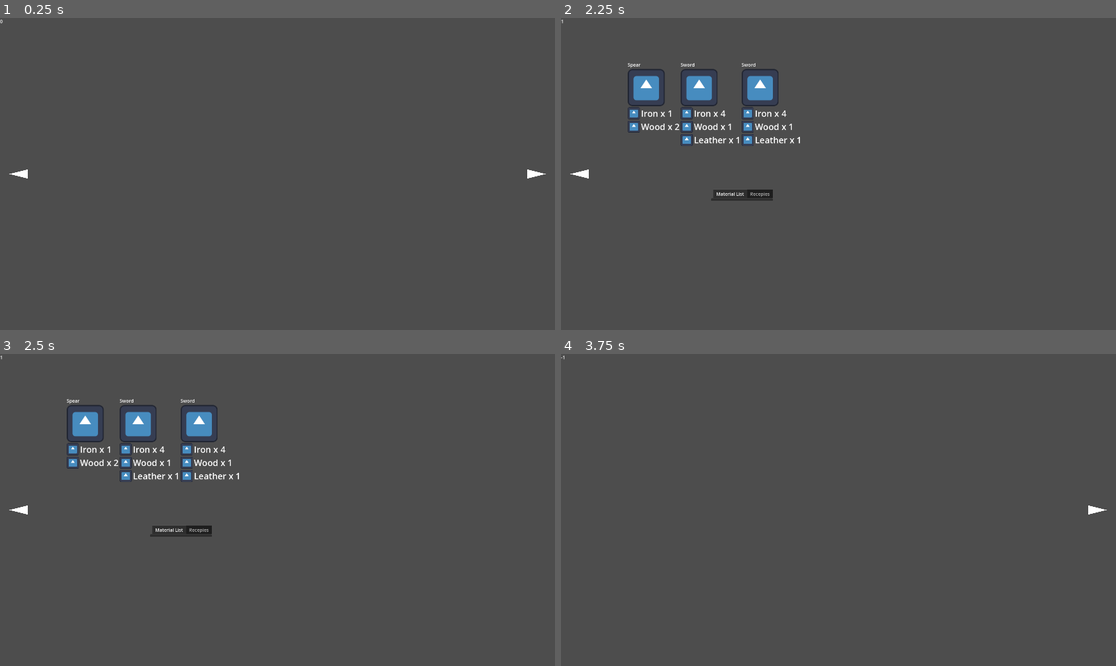
Above: before the commit, frames 1-4 (two rows, left to right).
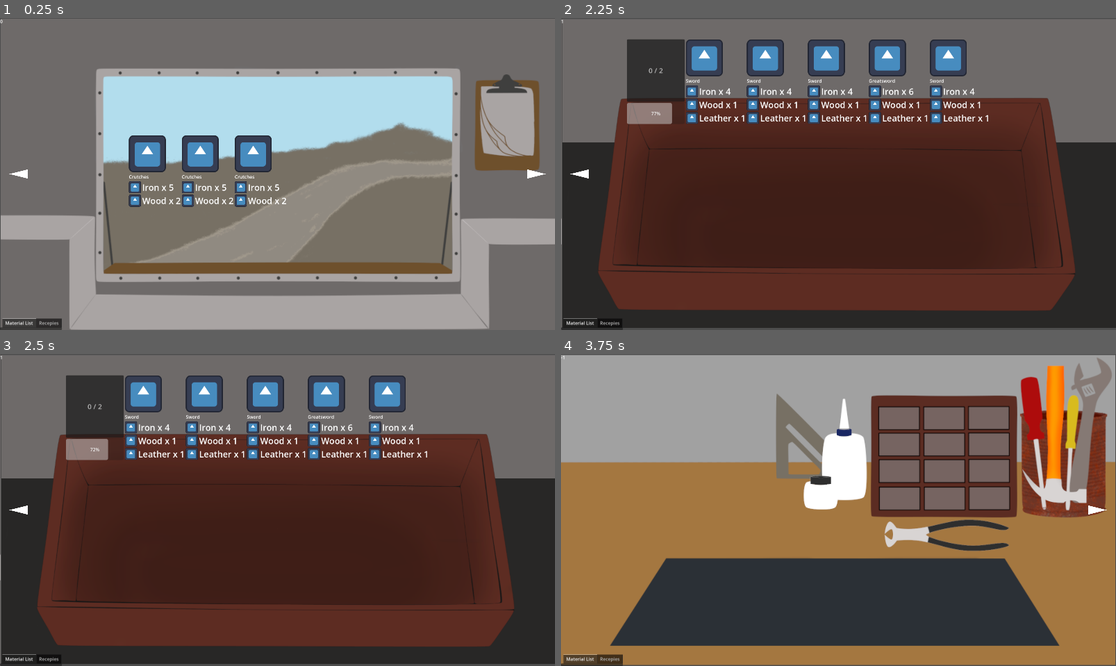
Above: after the commit, the same moments.

Repository: skeeeth/CAVE-GMTK-JAM-23
Game: Godot game, scene res://world.tscn
Two runs of this game, one before a commit and one after it. Both use one fixed random seed, a clock stepped at 60 frames per second and the inputs below. The engine's default icon, where the game draws it, is replaced by a stand-in: a white triangle on a blue panel in a dark square.
Inputs (mouse positions are in pixels of both pictures, inside the frame that each line leads up to):
- Up to frame 1 (0.25 s): no input
- Up to frame 2 (2.25 s): click (577, 174) at 0.5 s; click (1099, 174) at 1.25 s; click (1099, 174) at 2 s
- Up to frame 3 (2.5 s): no input
- Up to frame 4 (3.75 s): click (577, 510) at 2.75 s; click (577, 510) at 3.5 s

The runs differ from the first frame. In frame 1, 98% of the frame differs, in the area x 0-100%, y 0-100%; in frame 2, 96%; in frame 3, 96%; in frame 4, 99%.

Commit message:
Order List, Scrap Limits

Diff:
--- a/Src/AutoLoads/ItemConstants.gd
+++ b/Src/AutoLoads/ItemConstants.gd
@@ -1,5 +1,5 @@
 extends Node
-
+enum itemBehaviors{SCRAP,SUBMIT}
 var scrap = {
 	"Sample":{
 		"weight": 0,
@@ -29,12 +29,30 @@
 		"weight": 5,
 		"img": preload("res://Assets/icon.svg"), #SAMPLE
 		"materials":{
-			"Iron": 1,
+			"Steel": 1,
 			"Wood": 2
 			}
 		},
 	}
 
+var order = {
+	"Sample":{
+		"weight": 0,
+		"time": 999,
+		"img": preload("res://Assets/icon.svg"), #SAMPLE
+		"materials":{
+			}
+		},
+	"Crutches":{
+		"weight": 10,
+		"time": 50,
+		"img": preload("res://Assets/icon.svg"), #SAMPLE
+		"materials":{
+			"Iron": 5,
+			"Wood": 2,
+			}
+	}
+}
 # Called when the node enters the scene tree for the first time.
 func _ready():
 	pass # Replace with function body.
--- a/Src/BottomTabs/Material Inventory/Material Inventory.gd
+++ b/Src/BottomTabs/Material Inventory/Material Inventory.gd
@@ -1,4 +1,4 @@
-extends VBoxContainer
+extends HFlowContainer
 
 var componentIconScene = preload("res://Src/Item/MaterialIcon/material_icon.tscn")
 # Called when the node enters the scene tree for the first time.
--- /dev/null
+++ b/Src/BottomTabs/bottom_tabs.gd
@@ -0,0 +1,27 @@
+extends TabContainer
+
+const UPPER_Y = 100;
+const LOWER_Y = 498;
+var previousTab = 0;
+# Called when the node enters the scene tree for the first time.
+func _ready():
+	ScreenNavigation.screen_changed.connect(on_screen_changed)
+	pass # Replace with function body.
+
+
+# Called every frame. 'delta' is the elapsed time since the previous frame.
+func _process(delta):
+	pass
+
+
+#func _on_tab_selected(tab):
+#	if previousTab == tab:
+#		if position.y == UPPER_Y:
+#			position.y = LOWER_Y
+#		else:
+#			position.y = UPPER_Y;
+#	previousTab = tab;
+#	pass # Replace with function body.
+
+func on_screen_changed(idx):
+	position.x = -960 + (1920*idx)
--- a/Src/BottomTabs/bottom_tabs.tscn
+++ b/Src/BottomTabs/bottom_tabs.tscn
@@ -1,17 +1,21 @@
-[gd_scene load_steps=2 format=3 uid="uid://d1qsdgjo2qx1"]
+[gd_scene load_steps=3 format=3 uid="uid://d1qsdgjo2qx1"]
 
 [ext_resource type="Script" path="res://Src/BottomTabs/Material Inventory/Material Inventory.gd" id="1_hmsug"]
+[ext_resource type="Script" path="res://Src/BottomTabs/bottom_tabs.gd" id="1_vgtvl"]
 
 [node name="BottomTabs" type="TabContainer"]
 offset_right = 40.0
 offset_bottom = 40.0
 clip_tabs = false
 use_hidden_tabs_for_min_size = true
+script = ExtResource("1_vgtvl")
 
-[node name="Material List" type="VBoxContainer" parent="."]
+[node name="Material List" type="HFlowContainer" parent="."]
 layout_mode = 2
 script = ExtResource("1_hmsug")
 
 [node name="Recepies" type="VBoxContainer" parent="."]
 visible = false
 layout_mode = 2
+
+[connection signal="tab_selected" from="." to="." method="_on_tab_selected"]
--- a/Src/Item/Item.gd
+++ b/Src/Item/Item.gd
@@ -1,6 +1,7 @@
 extends VBoxContainer
 class_name Item
 
+signal item_selected(item)
 
 @onready var materials = $Materials
 @onready var texture_rect = $TextureRect
@@ -8,6 +9,7 @@
 @export var components:Dictionary = {}
 @export var image:Texture2D
 var itemName:String
+@export var behavior = Items.itemBehaviors.SCRAP
 var componentIconScene = preload("res://Src/Item/MaterialIcon/material_icon.tscn")
 # Called when the node enters the scene tree for the first time.
 func _ready():
@@ -34,9 +36,16 @@
 			Components.emit_signal("new_material_obtained",item)
 	queue_free();
 
+func submit():
+	pass
 
 
 func _gui_input(event):
 	if event is InputEventMouseButton:
 		if event.button_index == MOUSE_BUTTON_LEFT and event.pressed:
-			dissassemble()
+			emit_signal("item_selected",self)
+			match behavior:
+				Items.itemBehaviors.SCRAP:
+					dissassemble();
+				Items.itemBehaviors.SUBMIT:
+					submit();
--- a/Src/Item/ItemList/ItemList.gd
+++ b/Src/Item/ItemList/ItemList.gd
@@ -1,17 +1,28 @@
-extends HBoxContainer
+extends Container
+class_name ItemQueue
+
+signal child_selected
 
 var itemScene = preload("res://Src/Item/Item.tscn")
 @onready var timer = $Timer
 @export var interval:float = 5.5;
+@export var itemBehavior = Items.itemBehaviors.SCRAP
+@export var rolls:int = 3;
 var itemProbablityList = []
 var totalWeight = 0;
 # Called when the node enters the scene tree for the first time.
 func _ready():
 	timer.wait_time = interval
-	for itemName in Items.scrap:
-		totalWeight+= Items.scrap[itemName]["weight"]
+	var list
+	match itemBehavior:
+		Items.itemBehaviors.SCRAP:
+			list = Items.scrap;
+		Items.itemBehaviors.SUBMIT:
+			list = Items.order;
+	for itemName in list:
+		totalWeight+= list[itemName]["weight"]
 		itemProbablityList.append([totalWeight,itemName])
-	reroll()
+	reroll(rolls)
 	pass # Replace with function body.
 
 
@@ -19,12 +30,12 @@
 func _process(delta):
 	pass
 
-func reroll():
+func reroll(count):
 	var items = get_children()
 	for i in items:
 		if i is Item:
 			i.queue_free();
-	for i in range(0,3):
+	for i in range(0,count):
 		var roll = randi_range(1,totalWeight);
 		var j = 0
 		while roll>itemProbablityList[j][0]:
@@ -36,14 +47,25 @@
 	pass;
 
 func add_Item(key):
+	var list
+	match itemBehavior:
+		Items.itemBehaviors.SCRAP:
+			list = Items.scrap;
+		Items.itemBehaviors.SUBMIT:
+			list = Items.order;
 	var newItem:Item = itemScene.instantiate()
-	newItem.components = Items.scrap[key]["materials"]
-	newItem.image = Items.scrap[key]["img"]
+	newItem.components = list[key]["materials"]
+	newItem.image = list[key]["img"]
 	newItem.itemName = key
+	newItem.behavior = itemBehavior
+	newItem.item_selected.connect(on_item_selected)
 	add_child(newItem);
 
-
+func on_item_selected(_item):
+	emit_signal("child_selected")
+	#print(_item)
+	pass
 
 func _on_timer_timeout():
-	reroll();
+	reroll(rolls);
 	pass # Replace with function body.
--- a/Src/Item/ItemList/ItemList.tscn
+++ b/Src/Item/ItemList/ItemList.tscn
@@ -1,13 +1,48 @@
-[gd_scene load_steps=2 format=3 uid="uid://ch3mw8sc6gufi"]
+[gd_scene load_steps=4 format=3 uid="uid://ch3mw8sc6gufi"]
 
 [ext_resource type="Script" path="res://Src/Item/ItemList/ItemList.gd" id="1_xqh3b"]
+[ext_resource type="Script" path="res://Src/Item/ItemList/ScrapLimiter.gd" id="2_p4eb2"]
+
+[sub_resource type="LabelSettings" id="LabelSettings_4d43n"]
+font_size = 24
 
 [node name="ItemList" type="HBoxContainer"]
-offset_right = 40.0
-offset_bottom = 40.0
+custom_minimum_size = Vector2(200, 0)
+offset_right = 172.0
+offset_bottom = 68.0
 script = ExtResource("1_xqh3b")
 
 [node name="Timer" type="Timer" parent="."]
 autostart = true
 
+[node name="ScrapLimiter" type="VBoxContainer" parent="."]
+custom_minimum_size = Vector2(200, 128)
+layout_mode = 2
+script = ExtResource("2_p4eb2")
+
+[node name="ItemsTaken" type="PanelContainer" parent="ScrapLimiter"]
+layout_mode = 2
+size_flags_vertical = 3
+size_flags_stretch_ratio = 3.0
+
+[node name="Label" type="Label" parent="ScrapLimiter/ItemsTaken"]
+layout_mode = 2
+size_flags_stretch_ratio = 0.0
+text = "0/2"
+label_settings = SubResource("LabelSettings_4d43n")
+horizontal_alignment = 1
+
+[node name="TakeBar" type="ProgressBar" parent="ScrapLimiter/ItemsTaken"]
+layout_mode = 2
+size_flags_vertical = 1
+max_value = 2.0
+show_percentage = false
+
+[node name="RollProgress" type="ProgressBar" parent="ScrapLimiter"]
+layout_mode = 2
+size_flags_vertical = 3
+max_value = 1.0
+step = 0.001
+
 [connection signal="timeout" from="Timer" to="." method="_on_timer_timeout"]
+[connection signal="timeout" from="Timer" to="ScrapLimiter" method="_on_timer_timeout"]
--- /dev/null
+++ b/Src/Item/ItemList/ScrapLimiter.gd
@@ -0,0 +1,39 @@
+extends VBoxContainer
+
+@onready var item_list = $".."
+@onready var timer = $"../Timer"
+@onready var items_taken = $ItemsTaken
+@onready var label = $ItemsTaken/Label
+@onready var take_bar = $ItemsTaken/TakeBar
+@onready var roll_progress = $RollProgress
+var taken = 0:
+	set(newValue):
+		taken = newValue
+		label.text = str(taken) + " / " + str(takeLimit);
+		take_bar.value = taken;
+		if taken == takeLimit:
+			var items = item_list.get_children();
+			for i in items:
+				if i is Item:
+					i.mouse_filter = Control.MOUSE_FILTER_IGNORE
+	get:
+		return taken;
+@export var takeLimit = 2
+# Called when the node enters the scene tree for the first time.
+func _ready():
+	item_list.child_selected.connect(on_item_taken);
+	pass # Replace with function body.
+
+
+# Called every frame. 'delta' is the elapsed time since the previous frame.
+func _process(_delta):
+	roll_progress.value = timer.time_left/timer.wait_time;
+	pass
+
+func on_item_taken():
+	taken+=1;
+
+
+func _on_timer_timeout():
+	taken = 0;
+	pass # Replace with function body.
--- /dev/null
+++ b/Src/Order/OrderList/order_list.gd
@@ -0,0 +1,12 @@
+extends ItemQueue
+
+
+# Called when the node enters the scene tree for the first time.
+func _ready():
+	super()
+	pass # Replace with function body.
+
+
+# Called every frame. 'delta' is the elapsed time since the previous frame.
+func _process(delta):
+	pass
--- /dev/null
+++ b/Src/Order/OrderList/order_list.tscn
@@ -0,0 +1,11 @@
+[gd_scene load_steps=2 format=3 uid="uid://popl5xy2tax6"]
+
+[ext_resource type="Script" path="res://Src/Order/OrderList/order_list.gd" id="1_rh0pj"]
+
+[node name="OrderList" type="FlowContainer"]
+offset_right = 40.0
+offset_bottom = 40.0
+script = ExtResource("1_rh0pj")
+itemBehavior = 1
+
+[node name="Timer" type="Timer" parent="."]
--- a/world.tscn
+++ b/world.tscn
@@ -1,10 +1,14 @@
-[gd_scene load_steps=6 format=3 uid="uid://2xj8cdkgte04"]
+[gd_scene load_steps=10 format=3 uid="uid://2xj8cdkgte04"]
 
 [ext_resource type="PackedScene" uid="uid://y0tpww234i5c" path="res://Src/Screen/screen.tscn" id="1_64rhy"]
 [ext_resource type="PackedScene" uid="uid://dv34kwfnj4lsj" path="res://Src/NavigationButton/navigation_button.tscn" id="2_lra1a"]
 [ext_resource type="Script" path="res://Src/cam.gd" id="2_up5ea"]
+[ext_resource type="Texture2D" uid="uid://bqsinolk6ogxq" path="res://Assets/Visual/Rooms/WindowDraft1.png" id="4_ay0ms"]
+[ext_resource type="PackedScene" uid="uid://popl5xy2tax6" path="res://Src/Order/OrderList/order_list.tscn" id="4_lbe4r"]
 [ext_resource type="PackedScene" uid="uid://ch3mw8sc6gufi" path="res://Src/Item/ItemList/ItemList.tscn" id="4_u3gdx"]
 [ext_resource type="PackedScene" uid="uid://d1qsdgjo2qx1" path="res://Src/BottomTabs/bottom_tabs.tscn" id="5_o31sv"]
+[ext_resource type="Texture2D" uid="uid://ckqxl7aafe8wc" path="res://Assets/Visual/Rooms/WorkstationDraft1.png" id="7_dwd8c"]
+[ext_resource type="Texture2D" uid="uid://c253f10tpripy" path="res://Assets/Visual/Rooms/Junk.png" id="9_m7xbj"]
 
 [node name="World" type="Node"]
 
@@ -23,6 +27,13 @@
 offset_right = 1920.0
 grow_horizontal = 0
 grow_vertical = 2
+metadata/_edit_lock_ = true
+
+[node name="WorkstationDraft1" type="Sprite2D" parent="Left"]
+z_index = -10
+position = Vector2(957, 540)
+scale = Vector2(2.00731, 2)
+texture = ExtResource("7_dwd8c")
 
 [node name="Center" parent="." instance=ExtResource("1_64rhy")]
 position = Vector2(-960, -540)
@@ -34,6 +45,7 @@
 grow_vertical = 2
 targetIndex = -1
 leftFacing = true
+metadata/_edit_lock_ = true
 
 [node name="NavigationButton2" parent="Center" instance=ExtResource("2_lra1a")]
 anchors_preset = 6
@@ -46,6 +58,20 @@
 grow_horizontal = 0
 grow_vertical = 2
 targetIndex = 1
+metadata/_edit_lock_ = true
+
+[node name="OrderList" parent="Center" instance=ExtResource("4_lbe4r")]
+offset_left = 446.0
+offset_top = 406.0
+offset_right = 1246.0
+offset_bottom = 446.0
+
+[node name="Window" type="Sprite2D" parent="Center"]
+z_index = -10
+position = Vector2(962.5, 544.5)
+scale = Vector2(2.00942, 2.03565)
+texture = ExtResource("4_ay0ms")
+metadata/_edit_lock_ = true
 
 [node name="Right" parent="." instance=ExtResource("1_64rhy")]
 position = Vector2(960, -540)
@@ -53,18 +79,33 @@
 
 [node name="NavigationButton2" parent="Right" instance=ExtResource("2_lra1a")]
 leftFacing = true
+metadata/_edit_lock_ = true
 
 [node name="ItemList" parent="Right" instance=ExtResource("4_u3gdx")]
-offset_left = 231.0
-offset_top = 150.0
-offset_right = 271.0
-offset_bottom = 190.0
+offset_left = 228.0
+offset_top = 74.0
+offset_right = 428.0
+offset_bottom = 202.0
+rolls = 5
+
+[node name="Junk" type="Sprite2D" parent="Right"]
+z_index = -10
+position = Vector2(962.5, 538.5)
+scale = Vector2(1.50196, 1.4972)
+texture = ExtResource("9_m7xbj")
+metadata/_edit_lock_ = true
 
 [node name="Camera2D" type="Camera2D" parent="."]
 script = ExtResource("2_up5ea")
 
 [node name="BottomTabs" parent="." instance=ExtResource("5_o31sv")]
-offset_left = 1479.0
-offset_top = 53.0
-offset_right = 1519.0
-offset_bottom = 93.0
+anchors_preset = 2
+anchor_top = 1.0
+anchor_bottom = 1.0
+offset_left = -960.0
+offset_top = -580.0
+offset_right = -746.0
+offset_bottom = -540.0
+grow_vertical = 0
+
+[editable path="Right/ItemList"]
Binary file added: Assets/Visual/Rooms/Junk.png
Not shown, added: Assets/Visual/Rooms/Junk.png.import
Binary file added: Assets/Visual/Rooms/WindowDraft1.png
Not shown, added: Assets/Visual/Rooms/WindowDraft1.png.import
Binary file added: Assets/Visual/Rooms/WorkstationDraft1.png
Not shown, added: Assets/Visual/Rooms/WorkstationDraft1.png.import
Not shown: 1 places in Src/Item/Item.tscn that only renumber resources
